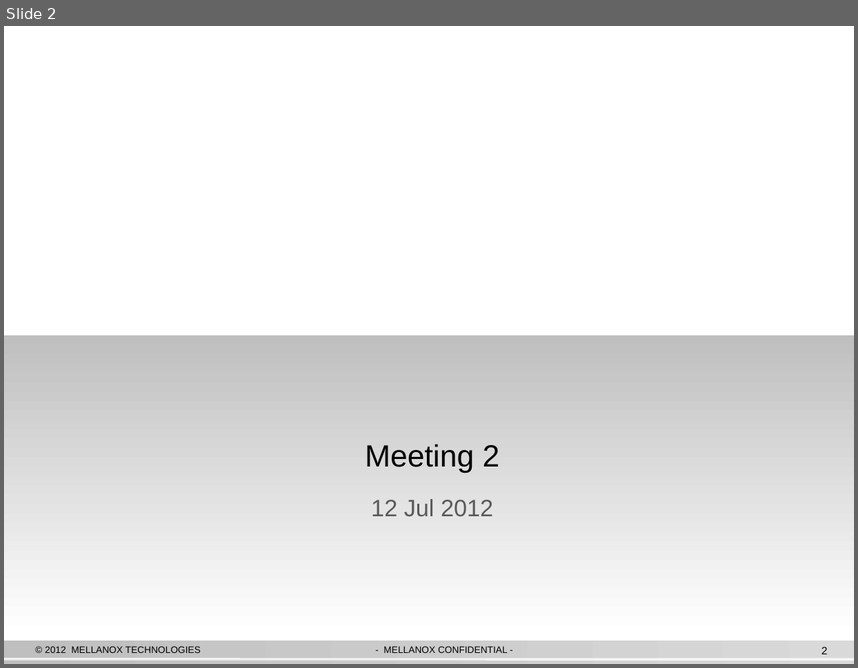
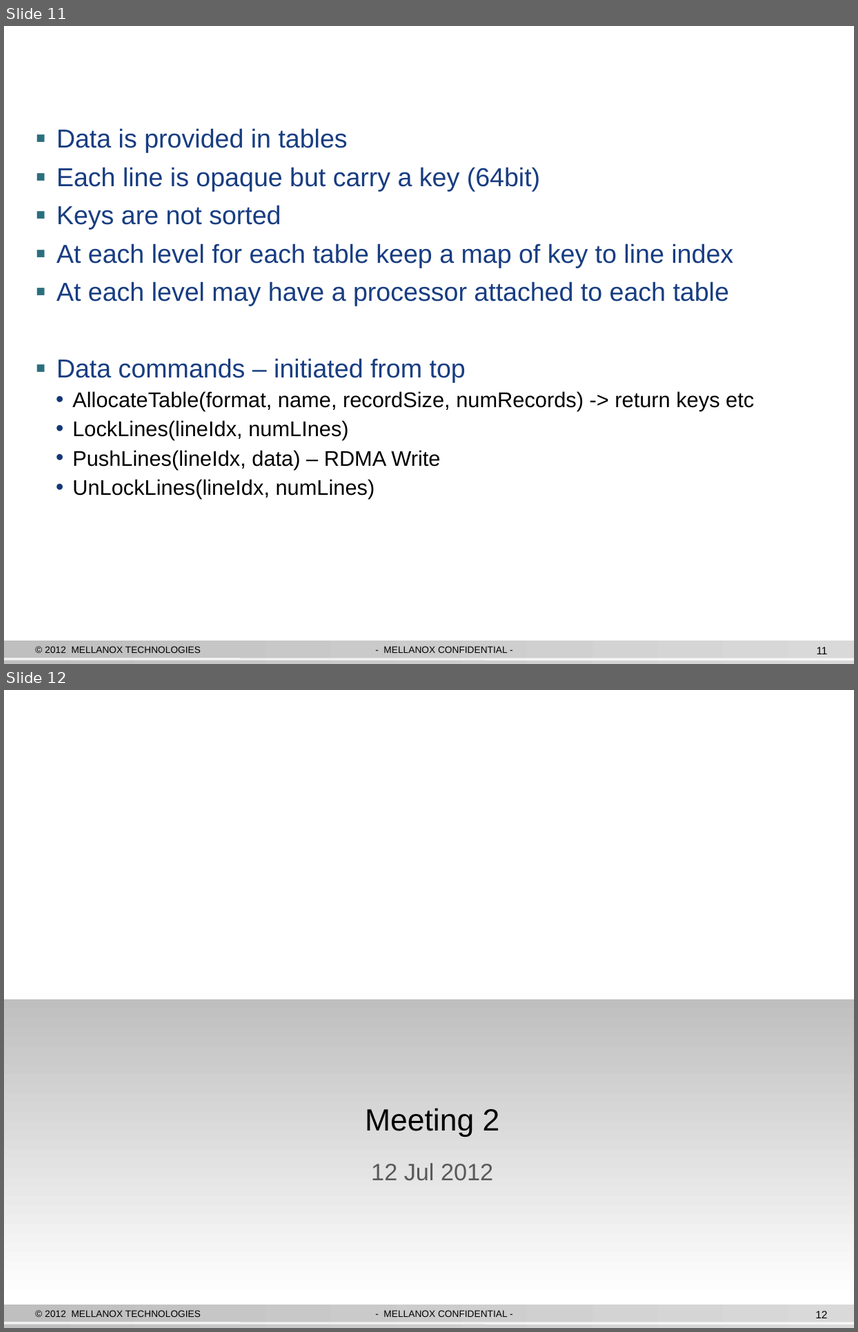
Before and after one commit to hnrose/ibssa2, a slide deck: IB SA Scalability Arch.pptx. Shown one above the other, each under a label of ours: slide 2 before the commit, slides 11 and 12 after it. The pictures are 858x668 and 858x1332 pixels, drawn with LibreOffice and Linux fonts; fonts in the diff are those of the drawing; background and template pictures are left out. Boxes give left, top, right and bottom in pixels: in the first picture for what was removed or moved away, otherwise in the second. Text is boxed around its words. In the diff, an @@ line names an element or a change of style, - is before the commit and + after.

```diff
--- a/IB SA Scalability Arch.pptx
+++ b/IB SA Scalability Arch.pptx
@@ slide 11 added at (x1=4, y1=26, x2=854, y2=664), background #FFFFFF; not listed: 4 template elements that a slide beside it also shows @@
@@ text added at (x1=56, y1=128, x2=754, y2=498), 22 pt, text #183D81 @@
+▪ Data is provided in tables
+▪ Each line is opaque but carry a key (64bit)
+▪ Keys are not sorted
+▪ At each level for each table keep a map of key to line index
+▪ At each level may have a processor attached to each table
+▪ Data commands – initiated from top
+  • AllocateTable(format, name, recordSize, numRecords) -> return keys etc
+  • LockLines(lineIdx, numLInes)
+  • PushLines(lineIdx, data) – RDMA Write
+  • UnLockLines(lineIdx, numLines)
@@ title added at (x1=56, y1=129, x2=111, y2=148), 26 pt, text #FFFFFF, bold @@
+Distributed Data Structure
@@ what was slide 2 is now slide 12 @@
@@ page number at (x1=815, y1=1310, x2=827, y2=1318): text changed @@
-2
+12
```
Also in this commit, not shown: 9 other slides added, 4 other files.
